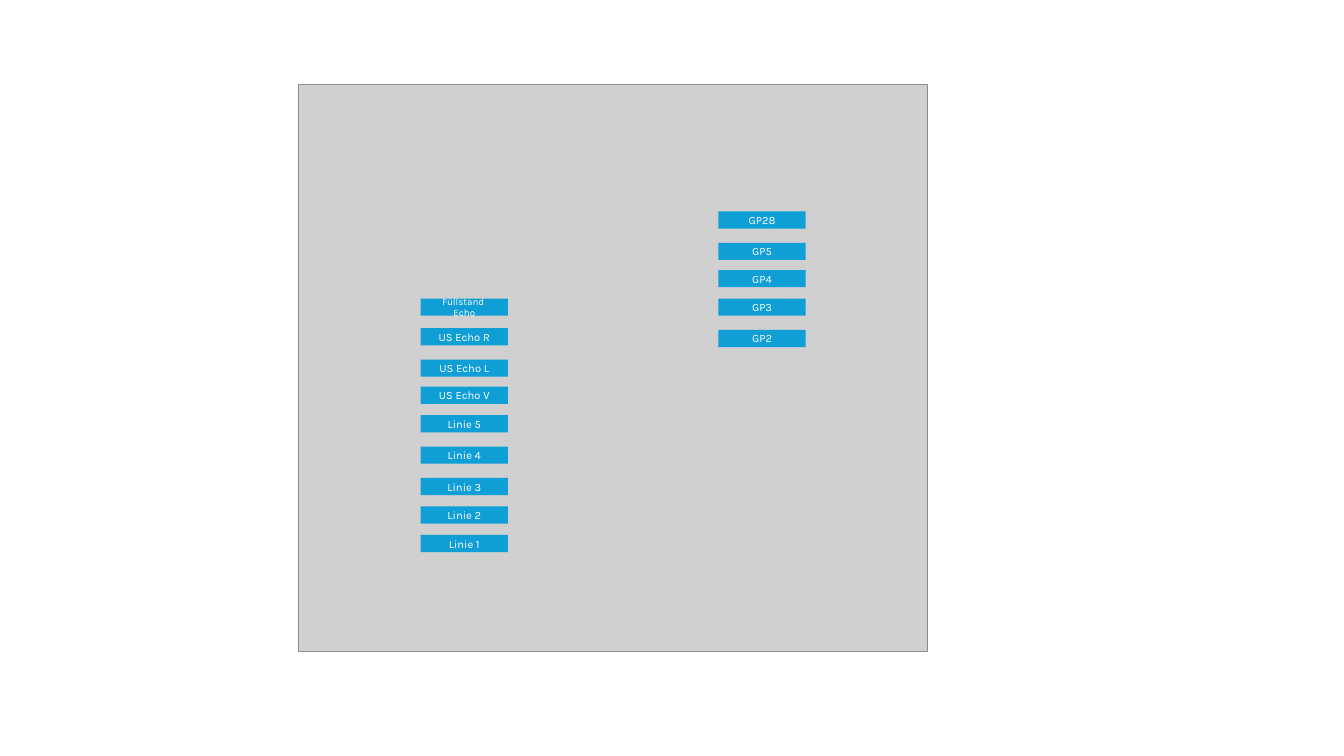
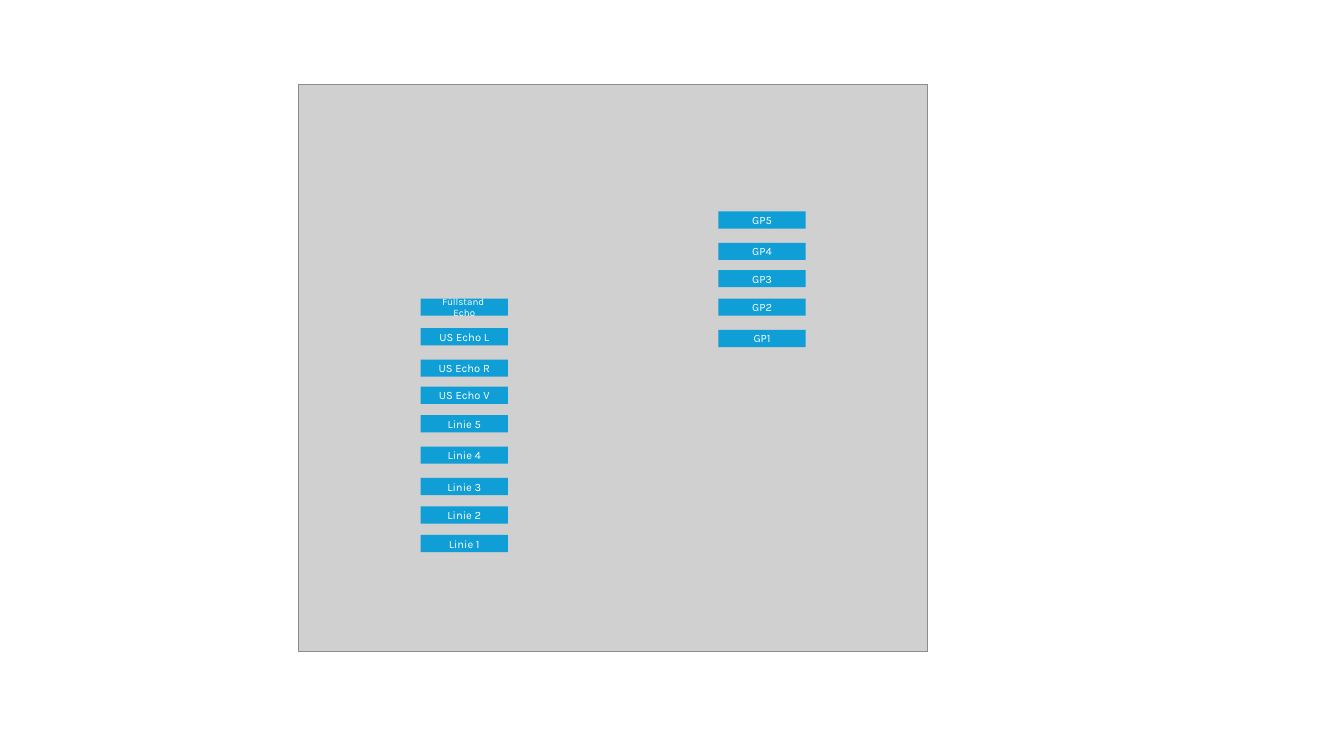
Before and after one commit to KlartextSysteme/Interdisziplin-res-Projekt-Smarte-M-lltonne-2.0, a slide deck: slide 2 of Smarte Mülltonne/Software/Visualisierungen/Pinout Diagramm.pptx. Drawn at 1344x756 pixels with LibreOffice and Linux fonts; fonts in the diff are those of the drawing; grey boxes stand for pictures. Boxes give left, top, right and bottom in pixels: in the first picture for what was removed or moved away, otherwise in the second. Text is boxed around its words. In the diff, an @@ line names an element or a change of style, - is before the commit and + after.

```diff
--- a/Smarte Mülltonne/Software/Visualisierungen/Pinout Diagramm.pptx
+++ b/Smarte Mülltonne/Software/Visualisierungen/Pinout Diagramm.pptx
@@ 3 rectangles: place and size @@
-3 rectangles at bbox=[719, 243, 807, 347]
+3 rectangles at bbox=[719, 212, 807, 316]
@@ rectangle removed at bbox=[719, 212, 807, 229] @@
-GP28
@@ rectangle "GP4": place and size @@
-rectangle "GP4" at bbox=[719, 270, 807, 287]
+rectangle "GP4" at bbox=[719, 243, 807, 260]
@@ text in rectangle at bbox=[439, 333, 489, 341]: text changed @@
-US Echo R
+US Echo L
@@ rectangle added at bbox=[719, 330, 807, 347], fill #0F9ED5, 8 pt, text #FFFFFF @@
+GP1
@@ text in rectangle at bbox=[439, 364, 490, 372]: text changed @@
-US Echo L
+US Echo R
```
Also in this commit, not shown: 1 other slide changed, 1 other file.
